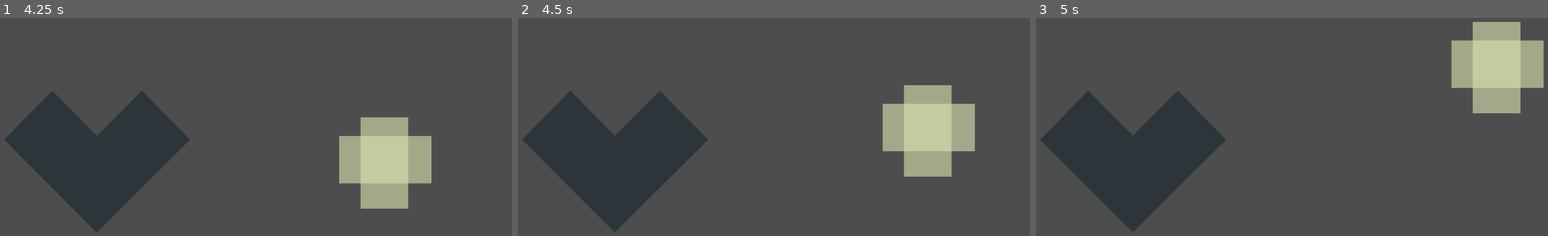
Above: before the commit, frames 1-3 (left to right).
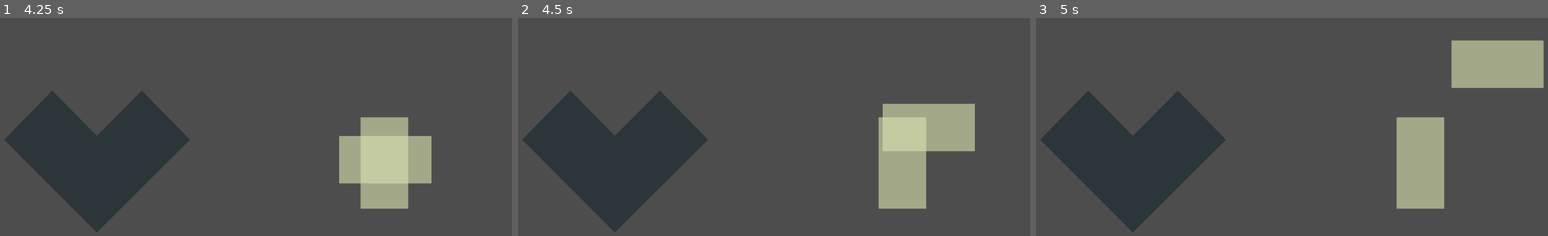
Above: after the commit, the same moments.

Repository: krushn-a/ArcadeGames
Game: Godot game, scene res://Level/Main Scene/TutorialScene/Tutorial1.tscn
The game is run twice, just before and just after one commit, with the same random seed, the same clock (stepped at 60 frames per second) and the same inputs.
Inputs (mouse positions are in pixels of both pictures, inside the frame that each line leads up to):
- Up to frame 1 (4.25 s): tap Enter at 0.5, 2, 3.5 s; drag from (276, 107) to (97, 161) at 0.52 s; tap Space at 1.25, 2.75 s; drag from (440, 50) to (97, 161) at 1.27 s; move the mouse to (92, 118) at 2.02 s; press the mouse at (92, 118) at 2.03 s; release the mouse at (92, 118) at 2.75 s; drag from (276, 161) to (440, 50) at 2.77 s; move the mouse to (174, 87) at 3.52 s; press the mouse at (174, 87) at 3.53 s
- Up to frame 2 (4.5 s): release the mouse at (692, 87) at 4.25 s; tap Space at 4.25 s; drag from (886, 146) to (958, 50) at 4.27 s
- Up to frame 3 (5 s): no input

Frame 1 is identical in both runs. In frame 2, 5.5% of the frame differs, in the area x 70-85%, y 30-88%; in frame 3, 7.9%, in the area x 70-95%, y 1-88%.

Commit message:
remove overlapping drag

Diff:
--- a/Shapes/Level/SubScenes/Rectangle.tscn
+++ b/Shapes/Level/SubScenes/Rectangle.tscn
@@ -14,7 +14,6 @@
 
 [node name="CollisionPolygon2D" type="CollisionPolygon2D" parent="Area2D"]
 position = Vector2(550, 289)
-build_mode = 1
 polygon = PackedVector2Array(-119, -228, 116, -228, 116, 229, -118, 230)
 
 [connection signal="input_event" from="Area2D" to="." method="_on_area_2d_input_event"]
--- a/Shapes/Scripts/Shape Scripts/ShapeDrag.gd
+++ b/Shapes/Scripts/Shape Scripts/ShapeDrag.gd
@@ -1,4 +1,7 @@
 extends Node2D
+
+# This script is disabled - dragging is handled by InputManager autoload
+# If you want to use this script instead, disable InputManager in Project Settings > Autoload
 
 @onready var area := $Area2D
 
@@ -6,19 +9,21 @@
 var offset := Vector2.ZERO
 
 func _ready():
-	# Ensure Area2D is set up for input
-	area.input_pickable = true
+	# Disable input on Area2D since InputManager handles it
+	area.input_pickable = false
+	set_process(false)
 
-func _on_area_2d_input_event(viewport: Node, event: InputEvent, shape_idx: int):
-	if event is InputEventMouseButton and event.button_index == MOUSE_BUTTON_LEFT:
-		if event.pressed:
-			offset = global_position - get_global_mouse_position()
-			dragging = true
-			print("Started dragging:", name)
-		else:
-			dragging = false
-			print("Stopped dragging:", name)
-
-func _process(delta):
-	if dragging:
-		global_position = get_global_mouse_position() + offset
+# Disabled - InputManager handles dragging
+#func _on_area_2d_input_event(viewport: Node, event: InputEvent, shape_idx: int):
+#	if event is InputEventMouseButton and event.button_index == MOUSE_BUTTON_LEFT:
+#		if event.pressed:
+#			offset = global_position - get_global_mouse_position()
+#			dragging = true
+#			print("Started dragging:", name)
+#		else:
+#			dragging = false
+#			print("Stopped dragging:", name)
+#
+#func _process(delta):
+#	if dragging:
+#		global_position = get_global_mouse_position() + offset
--- a/Shapes/System/Scripts Manager/InputManager.gd
+++ b/Shapes/System/Scripts Manager/InputManager.gd
@@ -62,16 +62,39 @@
 		print("Clicked at global:", global_mouse_pos, "Results:", results.size())
 
 		if results.size() > 0:
+			# Find the topmost draggable shape (highest z_index or scene tree order)
+			var topmost_shape: Node2D = null
+			var topmost_z_index = -999999
+			var topmost_tree_index = -1
+
 			for res in results:
 				print("Hit Area2D:", res.collider.name, "Parent:", res.collider.get_parent().name)
 				# Check if the Area2D's parent is in the draggable group
 				var parent = res.collider.get_parent()
 				if parent and parent.is_in_group("draggable"):
-					selected_shape = parent
-					offset = selected_shape.global_position - global_mouse_pos
-					print("Selected shape:", selected_shape.name)
-					return
-			print("Hit something but not draggable")
+					var shape_z = parent.z_index
+					var shape_tree_index = parent.get_index()
+					print("  Shape z_index:", shape_z, "tree index:", shape_tree_index)
+
+					# Compare by z_index first, then by tree index if z_index is the same
+					if topmost_shape == null or shape_z > topmost_z_index or (shape_z == topmost_z_index and shape_tree_index > topmost_tree_index):
+						topmost_shape = parent
+						topmost_z_index = shape_z
+						topmost_tree_index = shape_tree_index
+
+			if topmost_shape:
+				selected_shape = topmost_shape
+				offset = selected_shape.global_position - global_mouse_pos
+				print("Selected topmost shape:", selected_shape.name, "z:", topmost_z_index, "index:", topmost_tree_index)
+
+				# Bring selected shape to front by moving it to the end of parent's children
+				var parent = selected_shape.get_parent()
+				if parent:
+					parent.move_child(selected_shape, parent.get_child_count() - 1)
+					print("Moved", selected_shape.name, "to front")
+				return
+			else:
+				print("Hit something but not draggable")
 		else:
 			print("No shape hit")
 
